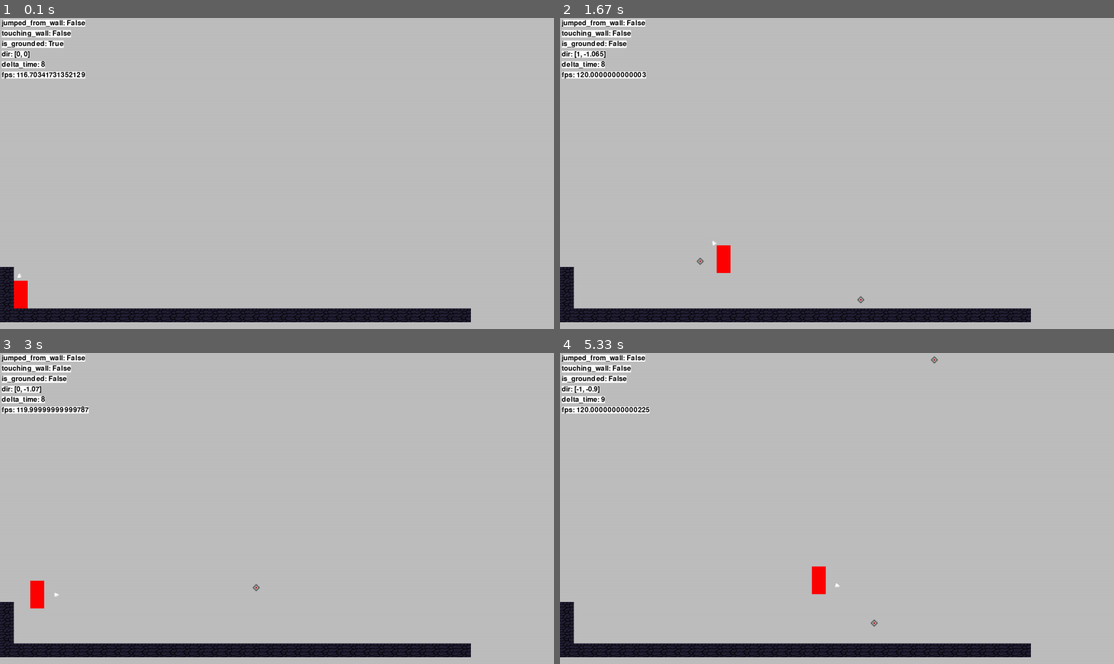
Above: before the commit, frames 1-4 (two rows, left to right).
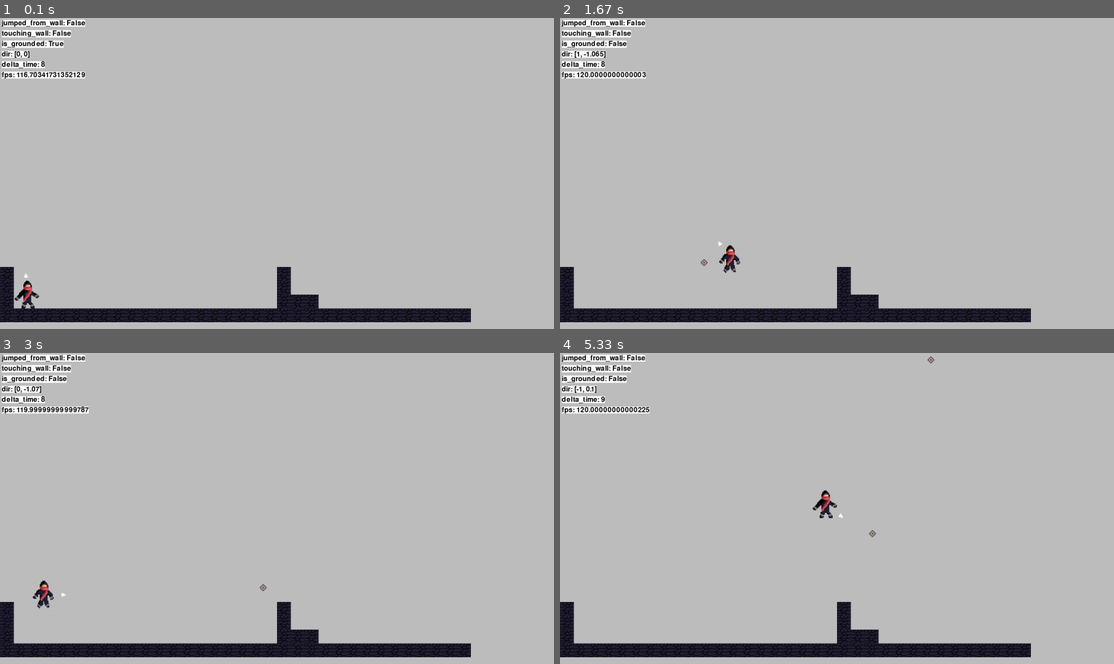
Above: after the commit, the same moments.

Repository: zyxwars/ninja
Game: pygame game, started from main.py
The game is run twice, just before and just after one commit, with the same random seed, the same clock (stepped at 60 frames per second) and the same inputs.
Inputs (mouse positions are in pixels of both pictures, inside the frame that each line leads up to):
- Up to frame 1 (0.1 s): no input
- Up to frame 2 (1.67 s): tap Space at 0.33, 0.73, 1.03, 1.57 s; hold D 0.67-1.13 s; move the mouse to (1014, 213) at 0.7 s; click (892, 316) at 1.22 s; hold D from 1.5 s (still down); click (665, 164) at 1.58 s
- Up to frame 3 (3 s): tap Space at 1.87, 2.07, 2.37, 2.63, 2.93 s; release D at 1.97 s; hold A 2-2.53 s; click (360, 415) at 2.08 s; hold A 2.57-2.97 s; click (343, 595) at 2.65 s
- Up to frame 4 (5.33 s): hold D 3-3.63 s; tap Space at 3.07, 3.37, 3.73, 4.03, 4.23, 4.53, 4.73, 5.03, 5.23 s; click (848, 421) at 3.08 s; hold A 3.67-4.13 s; click (637, 548) at 3.75 s; hold D 4.17-4.63 s; click (842, 604) at 4.25 s; hold D 4.67-5.13 s; click (820, 489) at 4.75 s; hold A from 5.17 s (still down); click (981, 626) at 5.25 s

The runs differ from the first frame. In frame 1, 0.9% of the frame differs, in the area x 2-58%, y 80-94%; in frame 2, 0.9%; in frame 3, 0.9%; in frame 4, 1.1%, in the area x 4-69%, y 0-94%.

Commit message:
Make animation loader util

Diff:
--- a/config.py
+++ b/config.py
@@ -10,6 +10,8 @@
 
 # Player
 PLAYER_JUMP_BUFFER = 160
+PLAYER_ANIMATION_SPEED = 0.01
+
 
 # Player projectile
 PROJECTILE_SPEED = 1
--- a/entities/player/player.py
+++ b/entities/player/player.py
@@ -1,17 +1,28 @@
 import pygame as pg
+import math
 
 from .projectile_indicator import ProjectileIndicator
 import config
 from utils import debug
+import utils
 import shared_data
 from ..physics_entity import PhysicsEntity
 
 
 class Player(PhysicsEntity):
     def __init__(self, pos, size):
-        self.image = pg.Surface((32, 64))
-        self.image.fill('red')
+        sheet_parser = utils.SpriteSheetParser(
+            __file__, 'assets/player_sheet.png')
+        self.image = pg.Surface(size).convert_alpha()
+
         super().__init__(self.image.get_rect(topleft=pos))
+
+        self.idle_animation = sheet_parser.load_row((0, 0), 3, (64, 64))
+        self.attack_animation = sheet_parser.load_row((0, 1), 4, (64, 64))
+        self.jump_animation = sheet_parser.load_row((0, 2), 1, (64, 64))
+        self.fall_animation = sheet_parser.load_row((0, 3), 1, (64, 64))
+        self.animation = []
+        self.animation_index = 0
 
         self.jumped_from_wall = False
         self.projectile_indicator = pg.sprite.GroupSingle()
@@ -66,4 +77,26 @@
         super().jump()
 
     def animate(self):
-        pass
+        # Running
+        if self.is_grounded and self.dir.x != 0:
+            pass
+        # Jumping
+        if self.dir.y < 0:
+            self.animation = self.jump_animation
+        # Touching wall
+        elif self.touching_wall:
+            if self.is_grounded:
+                pass
+            else:
+                pass
+        # Falling
+        elif self.dir.y >= 0.5 and not self.is_grounded:
+            self.animation = self.fall_animation
+        # Idle
+        else:
+            self.animation = self.idle_animation
+
+        if self.animation_index >= len(self.animation):
+            self.animation_index = 0
+        self.image = self.animation[math.floor(self.animation_index)]
+        self.animation_index += config.PLAYER_ANIMATION_SPEED * shared_data.delta_time
--- a/entities/player/projectile.py
+++ b/entities/player/projectile.py
@@ -9,7 +9,7 @@
     def __init__(self, player_pos, mouse_pos, *args, **kwargs):
         super().__init__(*args, **kwargs)
         self.image = pg.image.load(utils.get_path(
-            __file__, './assets/shuriken.png')).convert_alpha()
+            __file__, 'assets/shuriken.png')).convert_alpha()
         self.image = pg.transform.scale(self.image, (16, 16))
         self.rect = self.image.get_rect(topleft=player_pos)
         self.dir = (pg.math.Vector2(
--- a/entities/player/projectile_indicator.py
+++ b/entities/player/projectile_indicator.py
@@ -11,7 +11,7 @@
     def __init__(self, *args, **kwargs):
         super().__init__(*args, **kwargs)
         self.image = pg.image.load(utils.get_path(
-            __file__, './assets/projectile_indicator.png')).convert_alpha()
+            __file__, 'assets/projectile_indicator.png')).convert_alpha()
         self.image = pg.transform.flip(self.image, False, True)
         self.image_original = self.image
         self.rect = self.image.get_rect()
--- a/level/level.txt
+++ b/level/level.txt
@@ -16,7 +16,7 @@
 
 
 
-1
-1
-12
+1                   1
+1                   1
+12                  111
 1111111111111111111111111111111111
--- a/utils/__init__.py
+++ b/utils/__init__.py
@@ -1,3 +1,4 @@
 from .debug import debug
-from .load_images import load_images
 from .get_path import get_path
+from .load_animation import load_animation
+from .sprite_sheet_parser import SpriteSheetParser
--- a/utils/get_path.py
+++ b/utils/get_path.py
@@ -2,6 +2,7 @@
 
 
 def get_path(script_path, relative_path):
+    relative_path = os.path.normpath(relative_path)
     file_dir = os.path.dirname(os.path.realpath(script_path))
 
     return os.path.join(file_dir, relative_path)
--- /dev/null
+++ b/utils/load_animation.py
@@ -0,0 +1,14 @@
+import pygame as pg
+from .get_path import get_path
+
+
+def load_animation(script_path, base_name, number_of_images, size=None):
+    output_list = []
+    for i in range(number_of_images):
+        image = pg.image.load(
+            get_path(script_path, f'{base_name}{i+1}.png')).convert_alpha()
+        if size:
+            image = pg.transform.scale(image, size)
+        output_list.append(image)
+
+    return output_list
--- a/utils/load_images.py
+++ /dev/null
@@ -1,9 +0,0 @@
-import pygame as pg
-
-
-def load_images(base_name, number_of_images, size, output_list):
-    for i in range(number_of_images):
-        image = pg.image.load(
-            f'./player/{base_name}{i+1}.png').convert_alpha()
-        image = pg.transform.scale(image, size)
-        output_list.append(image)
--- /dev/null
+++ b/utils/sprite_sheet_parser.py
@@ -0,0 +1,27 @@
+import pygame as pg
+from .get_path import get_path
+
+
+class SpriteSheetParser:
+    def __init__(self, script_path, relative_path):
+        self.sheet = pg.image.load(
+            get_path(script_path, relative_path)).convert_alpha()
+
+    # Pos comprises of (column, row)
+    def load_image(self, pos, scale=None, size=(32, 32)):
+        print(pos, scale, size)
+        image = pg.Surface(size, pg.SRCALPHA).convert_alpha()
+        image.blit(self.sheet, (0, 0),
+                   (pos[0] * size[0], pos[1] * size[1], pos[0] * size[0] + size[0], pos[1] * size[1] + size[1]))
+        if scale:
+            image = pg.transform.scale(image, scale)
+        return image
+
+    def load_row(self, start_pos, num_of_images, scale=None, size=(32, 32)):
+        images = []
+        for i in range(num_of_images):
+            image = self.load_image(
+                (start_pos[0] + i, start_pos[1]), scale, size)
+            images.append(image)
+
+        return images
Renamed: entities/player/assets/player_falling.png -> entities/player/assets/player_fall1.png
Binary file removed: entities/player/assets/player_idle.png
Binary file changed: entities/player/assets/player_idle2.png
Binary file added: entities/player/assets/player_idle3.png
Renamed: entities/player/assets/player_jump.png -> entities/player/assets/player_jump1.png
Binary file added: entities/player/assets/player_sheet.png
Not shown, changed: .gitignore
Not shown, changed: TODO.md
